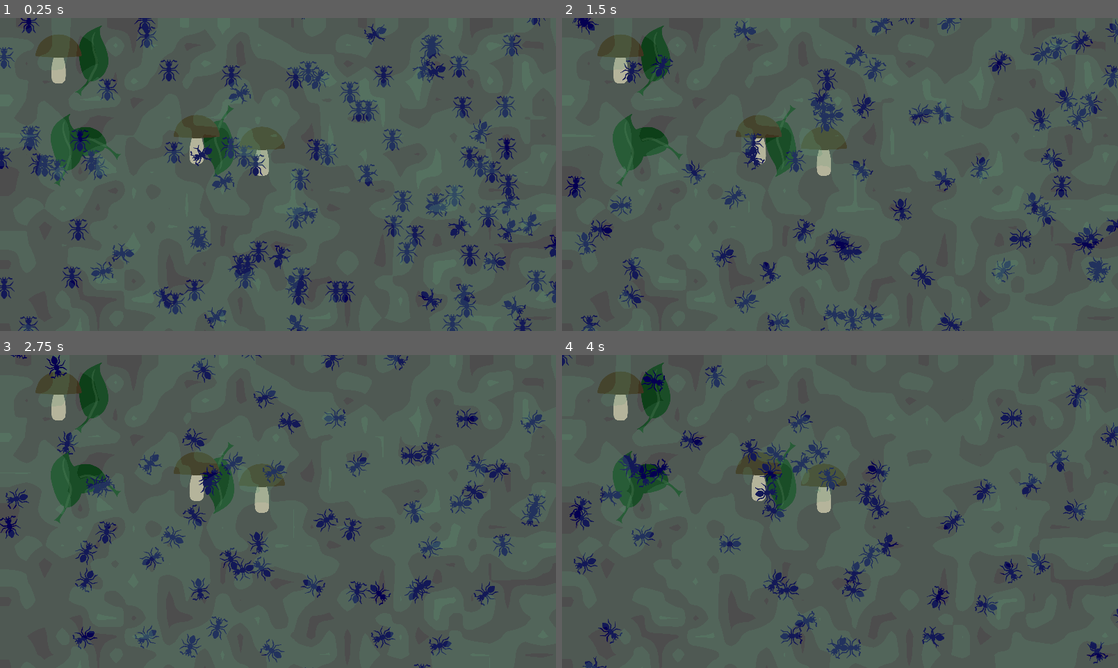
Above: before the commit, frames 1-4 (two rows, left to right).
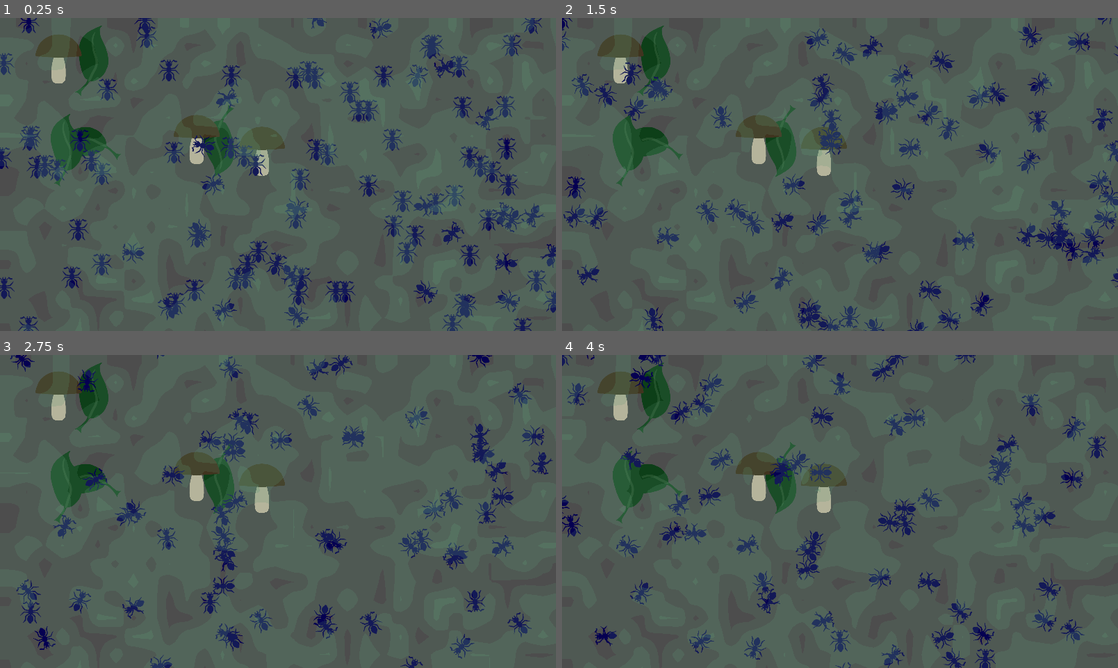
Above: after the commit, the same moments.

Repository: allemansratten/AntColonyTycoonDeluxe
Game: Godot game, scene res://game.tscn
Same seed, same stepped clock (60 frames per second), same inputs: the game is played once before the commit and once after it.
Inputs (mouse positions are in pixels of both pictures, inside the frame that each line leads up to):
- Up to frame 1 (0.25 s): no input
- Up to frame 2 (1.5 s): move the mouse to (962, 158) at 0.52 s; click (962, 158) at 0.67 s; move the mouse to (728, 190) at 1.27 s; click (728, 190) at 1.42 s
- Up to frame 3 (2.75 s): move the mouse to (333, 442) at 2.02 s; click (333, 442) at 2.17 s
- Up to frame 4 (4 s): move the mouse to (812, 574) at 2.77 s; click (812, 574) at 2.92 s; move the mouse to (1006, 558) at 3.52 s; click (1006, 558) at 3.67 s

The runs differ from the first frame. In frame 1, 4.2% of the frame differs, in the area x 0-100%, y 0-100%; in frame 2, 12%; in frame 3, 11%; in frame 4, 10%.

Commit message:
Ant Types added

Diff:
--- a/ant.gd
+++ b/ant.gd
@@ -1,5 +1,8 @@
 extends CharacterBody2D
 
+enum AntType { HARVESTER, BUILDER, WARRIOR, FARMER, EXPLORER }
+
+@export var ant_type: AntType = AntType.HARVESTER
 @export var min_speed: float = 500.0
 @export var max_speed: float = 800.0
 @export var min_move_distance: float = 250.0
@@ -13,13 +16,47 @@
 var rotation_speed: float = 15.0  # Speed of rotation towards target
 
 func _ready():
-	#position = Vector2(200, 200)
 	randomize()
+	set_ant_type_properties(ant_type)
 
-	# start after a random delay to desync them at the beginning
+	# Start after a random delay to desync them at the beginning
 	await get_tree().create_timer(randf_range(0.0, max_wait_time)).timeout
 	start_new_movement()
 
+# Adjust properties based on the ant type
+func set_ant_type_properties(ant_type: AntType):
+	match ant_type:
+		AntType.HARVESTER:
+			min_speed = 400.0
+			max_speed = 600.0
+			min_wait_time = 0.5
+			max_wait_time = 0.7
+			_animated_sprite.animation = "harvester"
+		#Other Types have no animation yet
+		AntType.BUILDER:
+			min_speed = 300.0
+			max_speed = 500.0
+			min_wait_time = 0.7
+			max_wait_time = 1.0
+			_animated_sprite.animation = "builder"
+		AntType.WARRIOR:
+			min_speed = 600.0
+			max_speed = 900.0
+			min_wait_time = 0.2
+			max_wait_time = 0.5
+			_animated_sprite.animation = "warrior"
+		AntType.FARMER:
+			min_speed = 350.0
+			max_speed = 550.0
+			min_wait_time = 0.6
+			max_wait_time = 0.8
+			_animated_sprite.animation = "farmer"
+		AntType.EXPLORER:
+			min_speed = 500.0
+			max_speed = 800.0
+			min_wait_time = 0.3
+			max_wait_time = 0.6
+			_animated_sprite.animation = "explorer"
 
 func _physics_process(_delta):
 	if is_moving:
@@ -29,15 +66,20 @@
 		if distance > 5:  # If not close enough to target
 			velocity = direction * randf_range(min_speed, max_speed)
 			move_and_slide()
-			_animated_sprite.play("default")
-				# Smooth rotation towards the target
-			var target_angle = direction.angle() + PI/2
+			_animated_sprite.play()
+
+			# Smooth rotation towards the target
+			var target_angle = direction.angle() + PI / 2
 			rotation = lerp_angle(rotation, target_angle, rotation_speed * _delta)
 		else:
 			is_moving = false
 			_animated_sprite.stop()
+			perform_special_action()
 			start_waiting()
 
+# This method is intended to be overridden by subclasses for unique behaviors
+func perform_special_action():
+	pass  # Each subclass will implement its own action
 
 func start_new_movement():
 	var random_angle = randf() * 2 * PI
--- a/ant.tscn
+++ b/ant.tscn
@@ -1,7 +1,6 @@
-[gd_scene load_steps=8 format=3 uid="uid://c1w2q7qvmwr8s"]
+[gd_scene load_steps=7 format=3 uid="uid://c1w2q7qvmwr8s"]
 
 [ext_resource type="Script" path="res://ant.gd" id="1_jww2m"]
-[ext_resource type="Texture2D" uid="uid://cgrf025asat7k" path="res://resources/sprites/ant.png" id="2_hbgwd"]
 [ext_resource type="Texture2D" uid="uid://c4nnrgf8l3ntd" path="res://resources/sprites/ant_stationary.png" id="2_lsshl"]
 [ext_resource type="Texture2D" uid="uid://wh7pqylywwpk" path="res://resources/sprites/ant_walk1.png" id="3_jnfmw"]
 [ext_resource type="Texture2D" uid="uid://h240vhpniitm" path="res://resources/sprites/ant_walk2.png" id="4_u33sy"]
@@ -22,7 +21,7 @@
 "texture": ExtResource("4_u33sy")
 }],
 "loop": true,
-"name": &"default",
+"name": &"harvester",
 "speed": 12.0
 }]
 
@@ -36,12 +35,7 @@
 
 [node name="AnimatedSprite2D" type="AnimatedSprite2D" parent="."]
 sprite_frames = SubResource("SpriteFrames_xw4ci")
-frame_progress = 0.248136
-
-[node name="Sprite2D" type="Sprite2D" parent="."]
-visible = false
-scale = Vector2(0.5, 0.5)
-texture = ExtResource("2_hbgwd")
+animation = &"harvester"
 
 [node name="CollisionShape2D" type="CollisionShape2D" parent="."]
 visible = false
